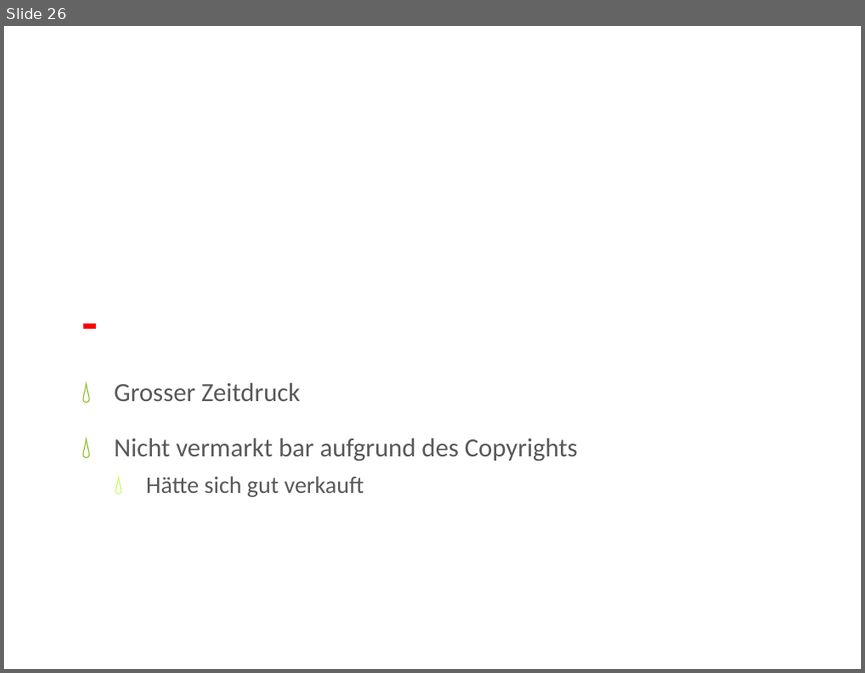
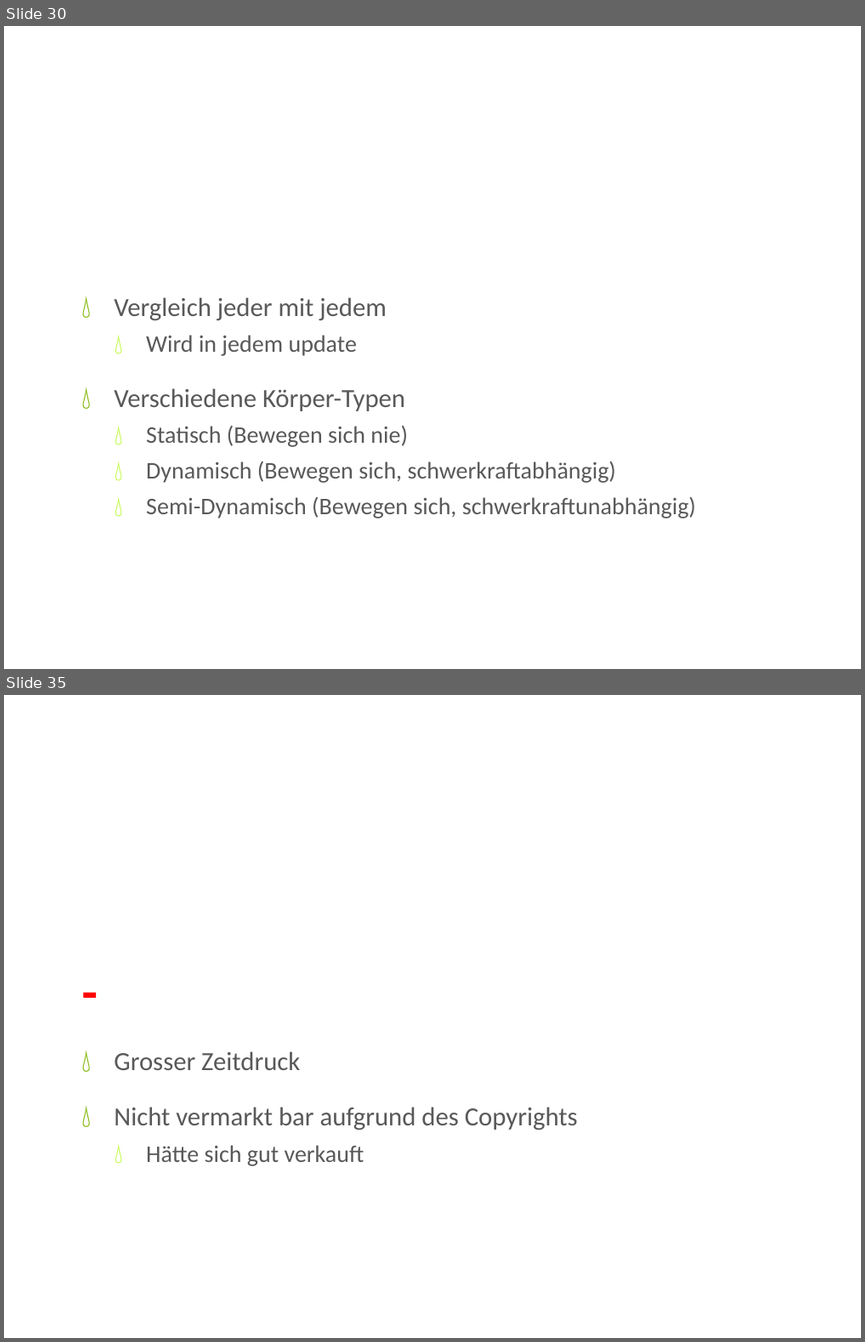
Before and after one commit to iluuu1994/Super-Mario-Bros, a slide deck: Resources/docs/CGR Präsentation.pptx. Shown one above the other, each under a label of ours: slide 26 before the commit, slides 30 and 35 after it; the slides between them are not shown. The pictures are 865x673 and 865x1342 pixels, drawn with LibreOffice and Linux fonts; fonts in the diff are those of the drawing; background and template pictures are left out. Boxes give left, top, right and bottom in pixels: in the first picture for what was removed or moved away, otherwise in the second. Text is boxed around its words. In the diff, an @@ line names an element or a change of style, - is before the commit and + after.

```diff
--- a/Resources/docs/CGR Präsentation.pptx
+++ b/Resources/docs/CGR Präsentation.pptx
@@ slide 30 added at (x1=4, y1=26, x2=861, y2=669), background picture (left out) @@
@@ title added at (x1=46, y1=58, x2=818, y2=165), 46 pt, text #FFFFFF @@
+Physik
@@ text added at (x1=114, y1=297, x2=696, y2=518), 20 pt, text #595959 @@
+💧 Vergleich jeder mit jedem
+  💧 Wird in jedem update
+💧 Verschiedene Körper-Typen
+  💧 Statisch (Bewegen sich nie)
+  💧 Dynamisch (Bewegen sich, schwerkraftabhängig)
+  💧 Semi-Dynamisch (Bewegen sich, schwerkraftunabhängig)
@@ what was slide 26 is now slide 35 @@
```
Also in this commit, not shown: 4 slides changed, 8 other slides added.
